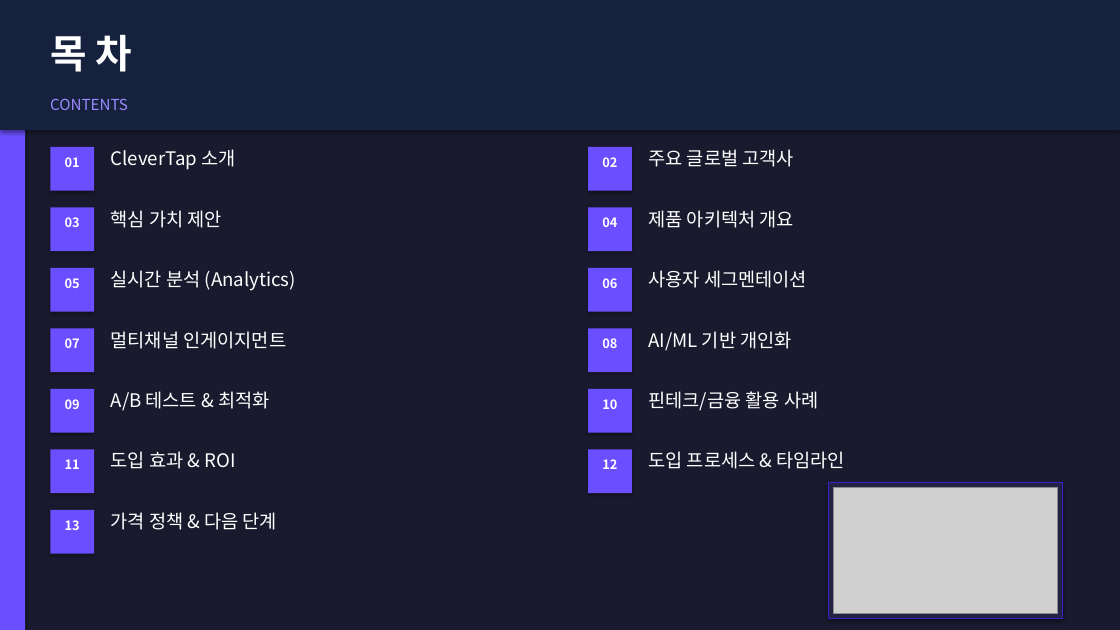
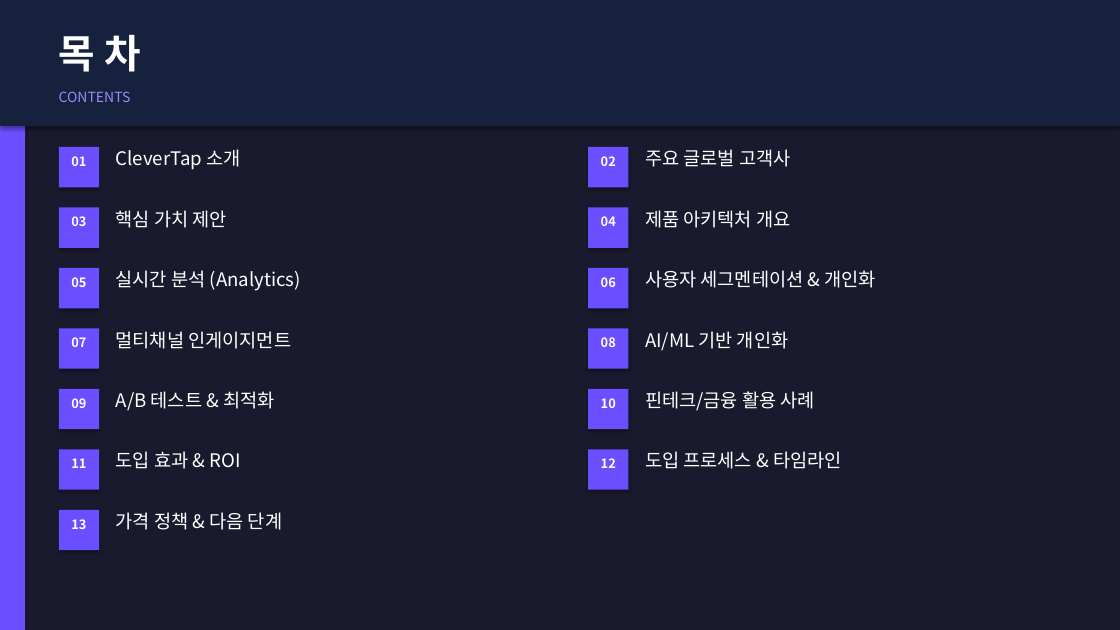
Before and after one commit to redskio/pepper, a slide deck: slide 2 of output/clevertap_proposal_kr_v3.pptx. Drawn at 1120x630 pixels with LibreOffice and Linux fonts; fonts in the diff are those of the drawing; grey boxes stand for pictures. Boxes give left, top, right and bottom in pixels: in the first picture for what was removed or moved away, otherwise in the second. Text is boxed around its words. In the diff, an @@ line names an element or a change of style, - is before the commit and + after.

```diff
--- a/output/clevertap_proposal_kr_v3.pptx
+++ b/output/clevertap_proposal_kr_v3.pptx
@@ rectangle: place and size @@
-rectangle at bbox=[0, 0, 1120, 130]
+rectangle at bbox=[0, 0, 1120, 126]
@@ text "목 차": place and size @@
-text "목 차" at bbox=[50, 34, 132, 72]
+text "목 차" at bbox=[59, 34, 140, 72]
@@ text "CONTENTS": place and size @@
-text "CONTENTS" at bbox=[50, 98, 128, 110]
+text "CONTENTS" at bbox=[59, 91, 131, 102]
@@ text "CONTENTS" at bbox=[59, 91, 131, 102]: size 13 to 12 pt @@
@@ rectangle: place and size @@
-rectangle at bbox=[50, 147, 94, 191]
+rectangle at bbox=[59, 147, 99, 187]
@@ text "CleverTap 소개": place and size @@
-text "CleverTap 소개" at bbox=[111, 149, 235, 170]
+text "CleverTap 소개" at bbox=[116, 149, 240, 170]
@@ rectangle: place and size @@
-rectangle at bbox=[588, 147, 632, 191]
+rectangle at bbox=[588, 147, 628, 187]
@@ rectangle: place and size @@
-rectangle at bbox=[50, 208, 94, 251]
+rectangle at bbox=[59, 208, 99, 248]
@@ text "핵심 가치 제안": place and size @@
-text "핵심 가치 제안" at bbox=[111, 210, 222, 228]
+text "핵심 가치 제안" at bbox=[116, 210, 227, 228]
@@ rectangle: place and size @@
-rectangle at bbox=[588, 208, 632, 251]
+rectangle at bbox=[588, 208, 628, 248]
@@ text "제품 아키텍처 개요": place and size @@
-text "제품 아키텍처 개요" at bbox=[648, 210, 794, 228]
+text "제품 아키텍처 개요" at bbox=[645, 210, 790, 228]
@@ rectangle: place and size @@
-rectangle at bbox=[50, 268, 94, 312]
+rectangle at bbox=[59, 268, 99, 308]
@@ text "실시간 분석 (Analytics)": place and size @@
-text "실시간 분석 (Analytics)" at bbox=[111, 270, 296, 291]
+text "실시간 분석 (Analytics)" at bbox=[116, 270, 301, 291]
@@ rectangle: place and size @@
-rectangle at bbox=[588, 268, 632, 312]
+rectangle at bbox=[588, 268, 628, 308]
@@ text at bbox=[645, 270, 876, 288]: text changed @@
-사용자 세그멘테이션
+사용자 세그멘테이션 & 개인화
@@ rectangle: place and size @@
-rectangle at bbox=[50, 329, 94, 372]
+rectangle at bbox=[59, 329, 99, 369]
@@ text "멀티채널 인게이지먼트": place and size @@
-text "멀티채널 인게이지먼트" at bbox=[111, 331, 286, 349]
+text "멀티채널 인게이지먼트" at bbox=[116, 331, 291, 349]
@@ rectangle: place and size @@
-rectangle at bbox=[588, 329, 632, 372]
+rectangle at bbox=[588, 329, 628, 369]
@@ rectangle: place and size @@
-rectangle at bbox=[50, 389, 94, 433]
+rectangle at bbox=[59, 389, 99, 429]
@@ text "A/B 테스트 & 최적화": place and size @@
-text "A/B 테스트 & 최적화" at bbox=[111, 391, 269, 411]
+text "A/B 테스트 & 최적화" at bbox=[116, 391, 274, 411]
@@ rectangle: place and size @@
-rectangle at bbox=[588, 389, 632, 433]
+rectangle at bbox=[588, 389, 628, 429]
@@ text "도입 효과 & ROI": place and size @@
-text "도입 효과 & ROI" at bbox=[111, 451, 235, 469]
+text "도입 효과 & ROI" at bbox=[116, 451, 240, 469]
@@ rectangle: place and size @@
-rectangle at bbox=[50, 450, 94, 493]
+rectangle at bbox=[59, 450, 99, 490]
@@ rectangle: place and size @@
-rectangle at bbox=[588, 450, 632, 493]
+rectangle at bbox=[588, 450, 628, 490]
@@ text "가격 정책 & 다음 단계": place and size @@
-text "가격 정책 & 다음 단계" at bbox=[111, 512, 277, 530]
+text "가격 정책 & 다음 단계" at bbox=[116, 512, 282, 530]
@@ rectangle removed at bbox=[828, 482, 1063, 618] @@
@@ picture removed at bbox=[833, 487, 1058, 613] @@
@@ rectangle: place and size @@
-rectangle at bbox=[50, 510, 94, 554]
+rectangle at bbox=[59, 510, 99, 550]
@@ 7 texts: place and size @@
-7 texts at bbox=[65, 157, 80, 530]
+7 texts at bbox=[71, 156, 86, 529]
```
Also in this commit, not shown: 15 other slides changed, 7 other files.
